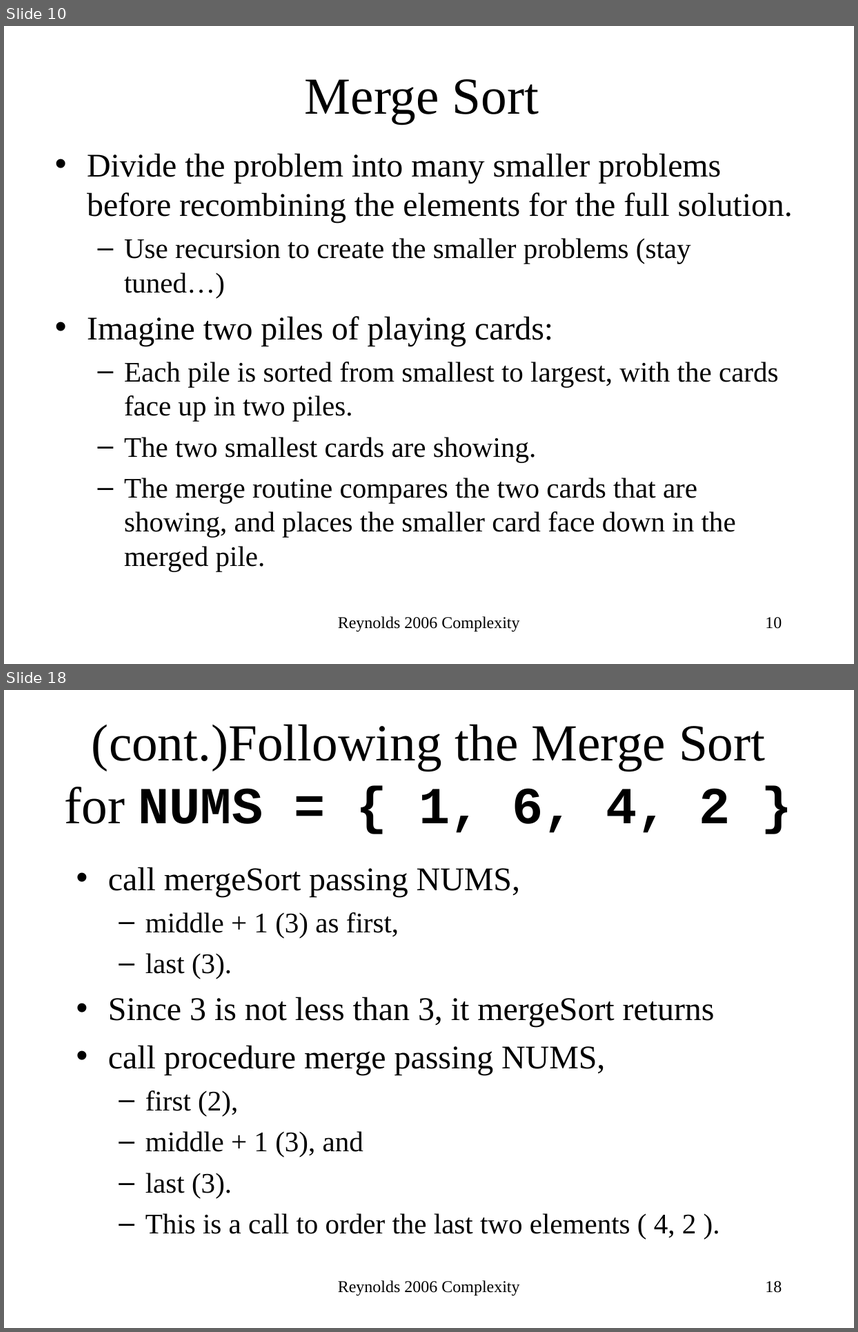
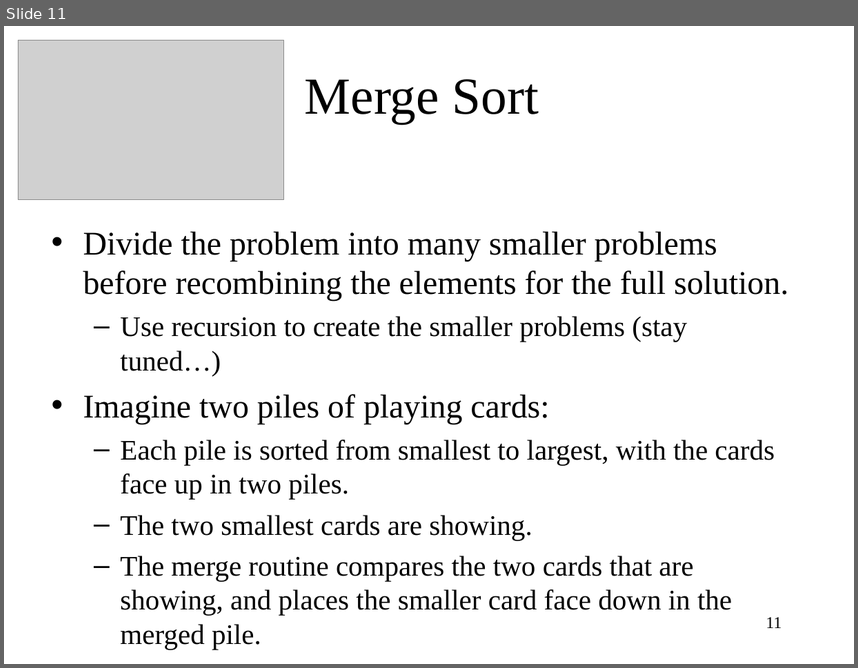
Before and after one commit to kartikshahc/testing, a slide deck: ComplexityAnalysis.ppt. Shown one above the other, each under a label of ours: slides 10 and 18 before the commit, slide 11 after it; the slides between them are not shown. The pictures are 858x1332 and 858x668 pixels, drawn with LibreOffice and Linux fonts; fonts in the diff are those of the drawing; grey boxes stand for pictures. Boxes give left, top, right and bottom in pixels: in the first picture for what was removed or moved away, otherwise in the second. Text is boxed around its words. In the diff, an @@ line names an element or a change of style, - is before the commit and + after.

```diff
--- a/ComplexityAnalysis.ppt
+++ b/ComplexityAnalysis.ppt
@@ slide 18 removed at [4, 690, 854, 1328], background #FFFFFF @@
@@ title removed at [65, 724, 765, 833] @@
-(cont.)Following the Merge Sort for NUMS = { 1, 6, 4, 2 }
@@ text removed at [108, 867, 715, 1237] @@
-• call mergeSort passing NUMS,
-  – middle + 1 (3) as first,
-  – last (3).
-• Since 3 is not less than 3, it mergeSort returns
-• call procedure merge passing NUMS,
-  – first (2),
-  – middle + 1 (3), and
-  – last (3).
-  – This is a call to order the last two elements ( 4, 2 ).
@@ text removed at [338, 1280, 519, 1295] @@
-Reynolds 2006 Complexity
@@ page number removed at [765, 1281, 782, 1292] @@
-18
@@ what was slide 10 is now slide 11 @@
@@ slide 11 changed as well @@
@@ picture added at [18, 40, 285, 201] @@
@@ text "Divide the problem into many ...": place and size @@
-text "Divide the problem into many ..." at [87, 153, 793, 571]
+text "Divide the problem into many ..." at [83, 231, 789, 649]
@@ text at [83, 231, 789, 424]: indent changed @@
@@ text removed at [338, 616, 519, 631] @@
-Reynolds 2006 Complexity
@@ page number at [766, 617, 782, 628]: text changed @@
-10
+11
```
Also in this commit, not shown: 12 other slides changed, 14 slides added, 13 other slides removed, 3 other files.
